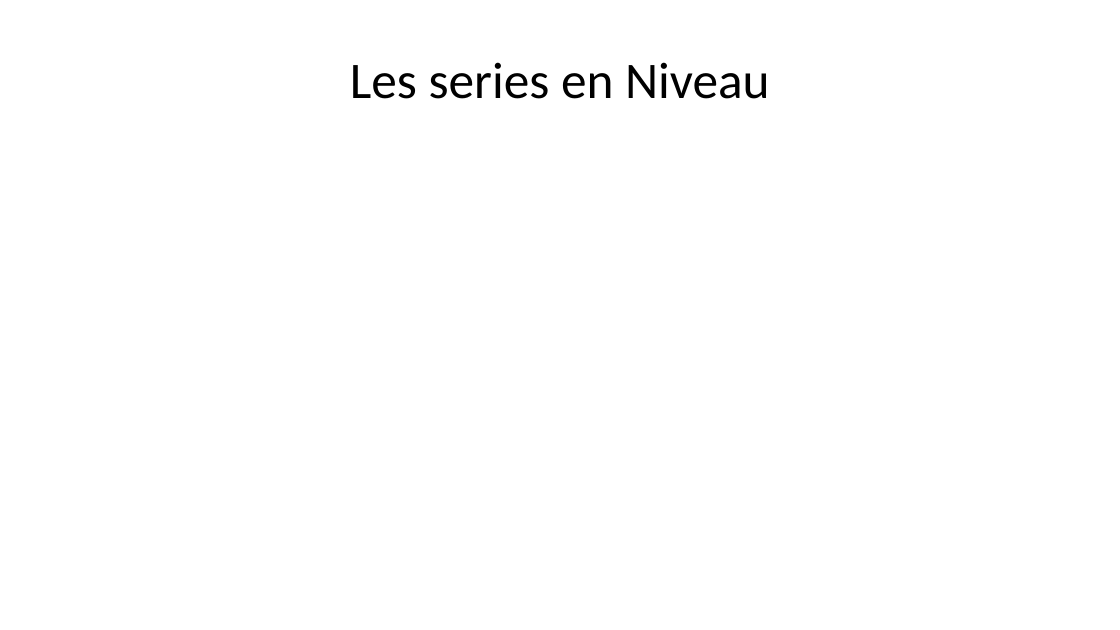
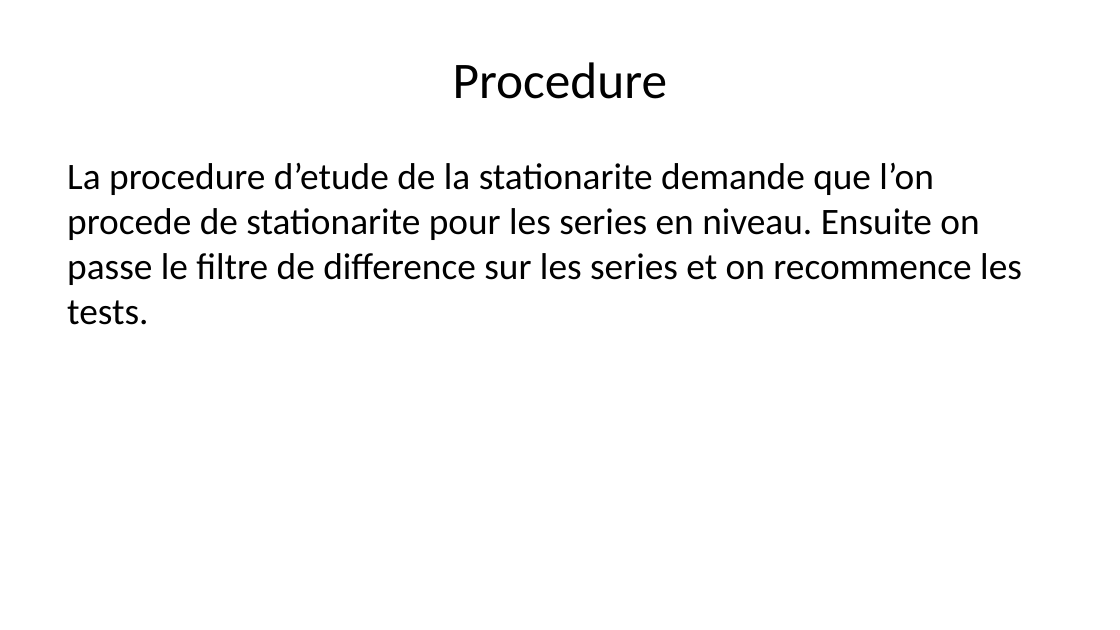
Before and after one commit to AD0791/Presentation_thesis, a slide deck: slide 30 of modele_presentation.pptx. Drawn at 1120x630 pixels with LibreOffice and Linux fonts; fonts in the diff are those of the drawing. Boxes give left, top, right and bottom in pixels: in the first picture for what was removed or moved away, otherwise in the second. Text is boxed around its words. In the diff, an @@ line names an element or a change of style, - is before the commit and + after.

```diff
--- a/modele_presentation.pptx
+++ b/modele_presentation.pptx
@@ title at bbox=[453, 62, 667, 99]: text changed @@
-Les series en Niveau
+Procedure
@@ text added at bbox=[67, 162, 1022, 325], 24 pt, text #000000 @@
+La procedure d’etude de la stationarite demande que l’on procede de stationarite pour les series en niveau. Ensuite on passe le filtre de difference sur les series et on recommence les tests.
```
Also in this commit, not shown: 3 slides added, 1 slide removed, 3 other files.
